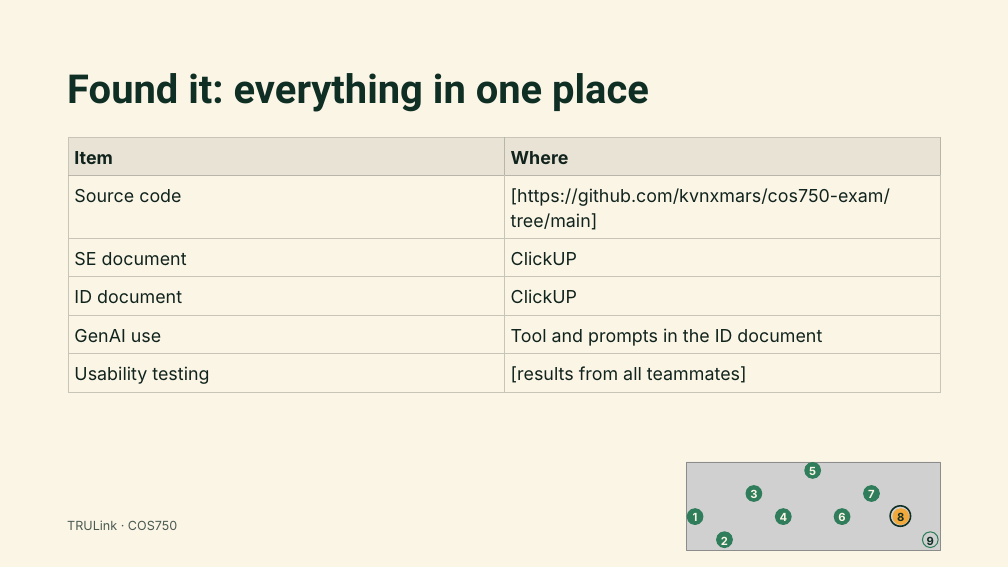
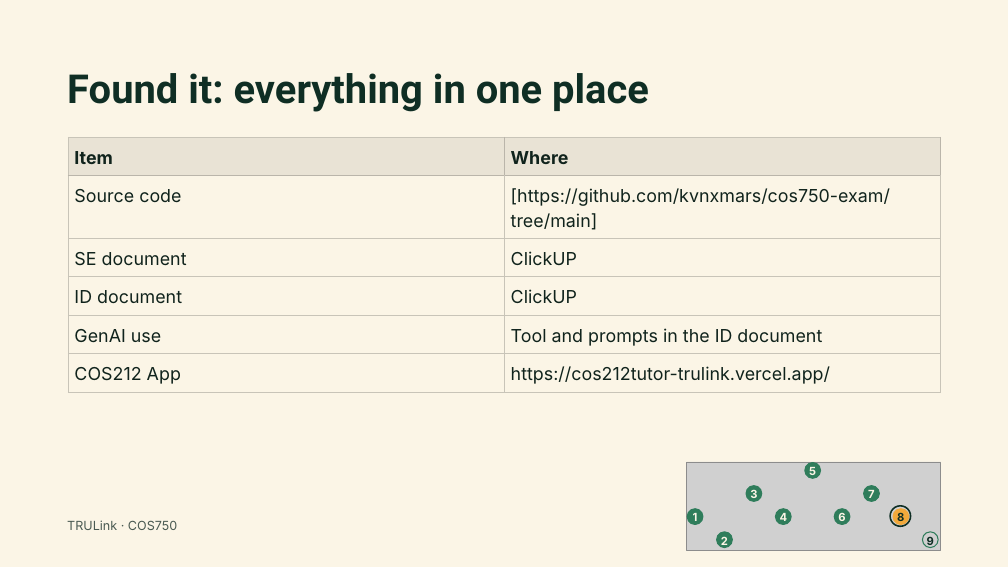
Before and after one commit to kvnxmars/cos212-bst-tutor, a slide deck: slide 8 of docs/presentation/Binary Search Trees – COS212 App Presentation.pptx. Drawn at 1008x567 pixels with LibreOffice and Linux fonts; fonts in the diff are those of the drawing; grey boxes stand for pictures. Boxes give left, top, right and bottom in pixels: in the first picture for what was removed or moved away, otherwise in the second. Text is boxed around its words. In the diff, an @@ line names an element or a change of style, - is before the commit and + after.

```diff
--- a/docs/presentation/Binary Search Trees – COS212 App Presentation.pptx
+++ b/docs/presentation/Binary Search Trees – COS212 App Presentation.pptx
@@ table at (x1=68, y1=138, x2=941, y2=391) @@
-row 6, column 1: Usability testing
+row 6, column 1: COS212 App
-row 6, column 2: [results from all teammates]
+row 6, column 2: https://cos212tutor-trulink.vercel.app/
```
Also in this commit, not shown: 2 other slides changed.
